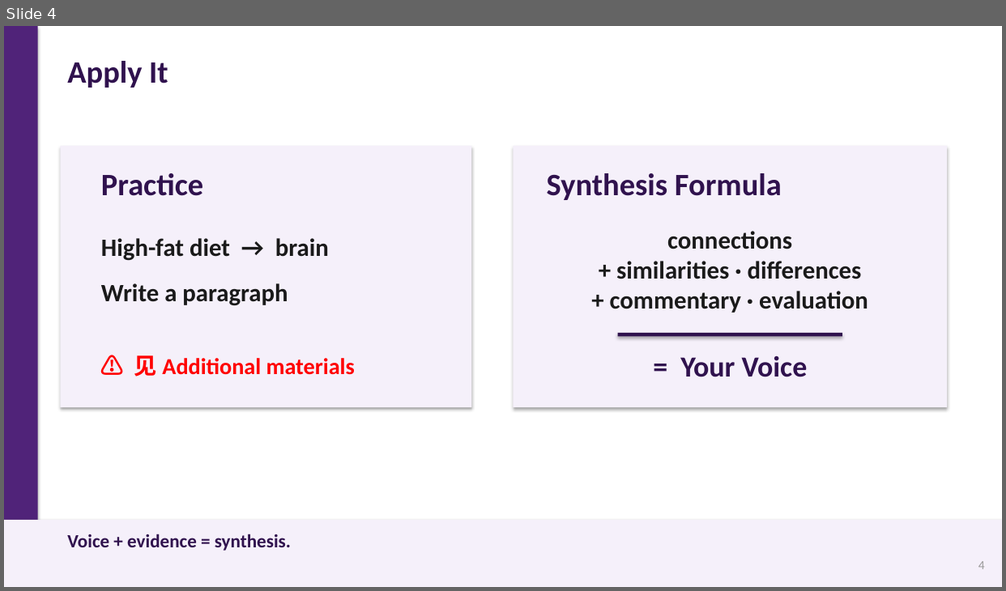
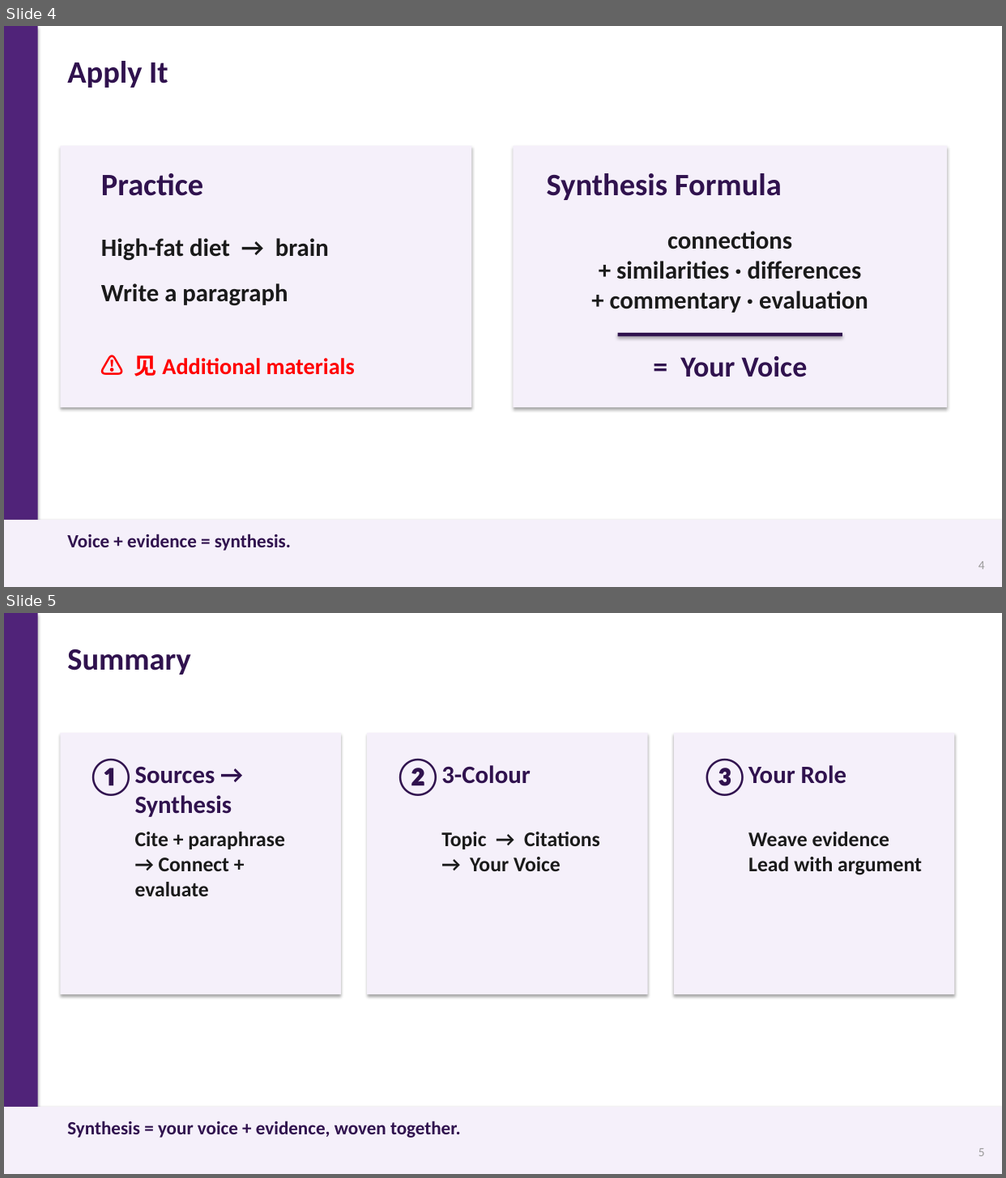
Before and after one commit to 975801846-star/workspace-outputs, a slide deck: Synthesising_Sources_FC.pptx. Shown one above the other, each under a label of ours: slide 4 before the commit, slides 4 and 5 after it. The pictures are 1006x591 and 1006x1178 pixels, drawn with LibreOffice and Linux fonts; fonts in the diff are those of the drawing. Boxes give left, top, right and bottom in pixels: in the first picture for what was removed or moved away, otherwise in the second. Text is boxed around its words. In the diff, an @@ line names an element or a change of style, - is before the commit and + after.

Commit message:
Synthesising Sources FC v2: 5 slides, added courseware example + summary

```diff
--- a/Synthesising_Sources_FC.pptx
+++ b/Synthesising_Sources_FC.pptx
@@ slide 5 added at <box>4,613,1002,1174</box>, background #FFFFFF @@
@@ rectangle added at <box>4,613,38,1174</box>, fill #502379 @@
@@ text added at <box>67,649,190,675</box>, 30 pt, text #30124E, bold @@
+Summary
@@ rectangle added at <box>60,733,341,995</box>, fill #F5F0FA @@
@@ rectangle added at <box>367,733,648,995</box>, fill #F5F0FA @@
@@ rectangle added at <box>674,733,955,995</box>, fill #F5F0FA @@
@@ text added at <box>86,758,135,796</box>, 36 pt, text #30124E, bold @@
+①
@@ text added at <box>393,758,442,796</box>, 36 pt, text #30124E, bold @@
+②
@@ text added at <box>700,758,749,796</box>, 36 pt, text #30124E, bold @@
+③
@@ text added at <box>135,767,232,817</box>, 24 pt, text #30124E, bold @@
+Sources → Synthesis
@@ text added at <box>441,765,530,784</box>, 24 pt, text #30124E, bold @@
+3-Colour
@@ text added at <box>748,765,846,784</box>, 24 pt, text #30124E, bold @@
+Your Role
@@ text added at <box>135,832,285,897</box>, 20 pt, text #1A1A1A, bold @@
+Cite + paraphrase
+→ Connect + evaluate
@@ text added at <box>441,832,600,871</box>, 20 pt, text #1A1A1A, bold @@
+Topic → Citations
+→ Your Voice
@@ text added at <box>748,832,922,875</box>, 20 pt, text #1A1A1A, bold @@
+Weave evidence
+Lead with argument
@@ rectangle added at <box>4,1107,1002,1174</box>, fill #F5F0FA @@
@@ text added at <box>67,1121,461,1138</box>, 18 pt, text #30124E, bold @@
+Synthesis = your voice + evidence, woven together.
@@ text added at <box>978,1148,985,1157</box>, 12 pt, text #999999 @@
+5
```
Also in this commit, not shown: 1 slide changed.
